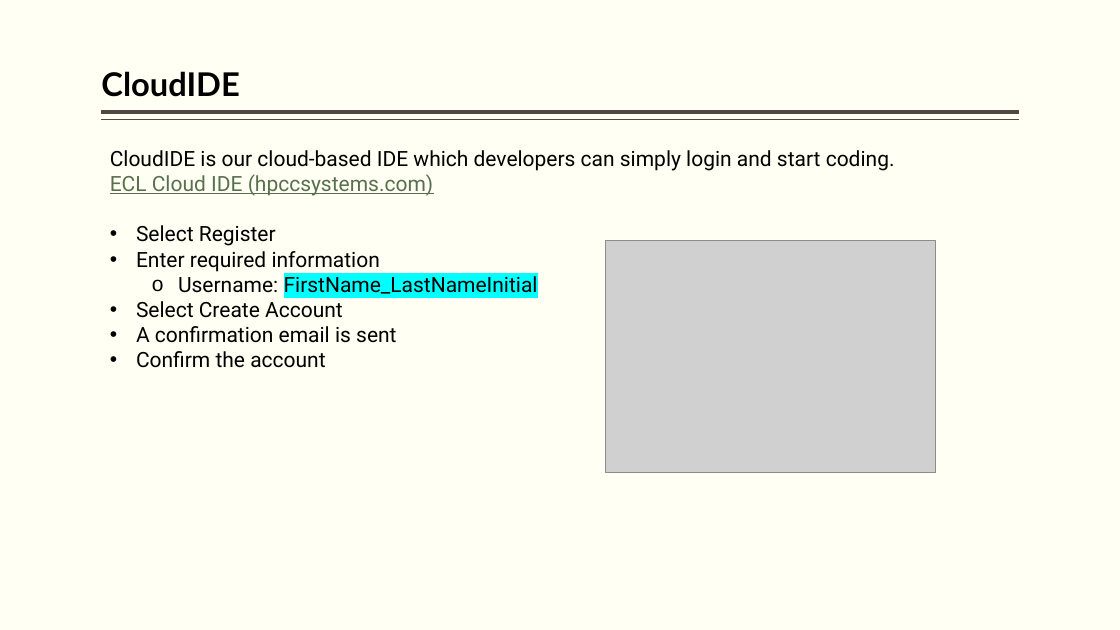
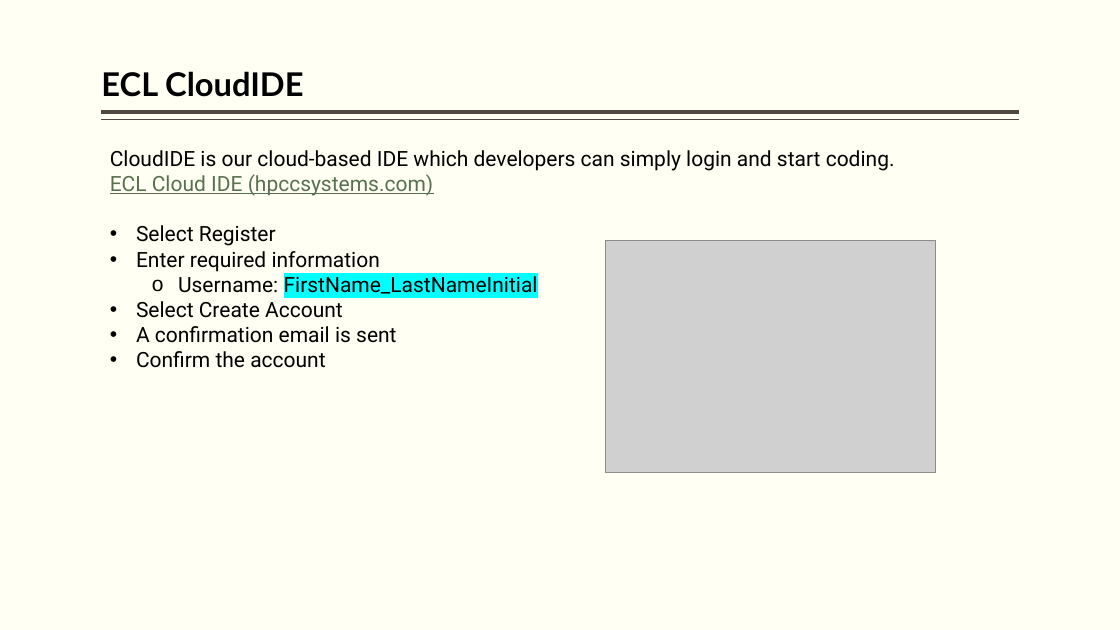
Before and after one commit to hpccsystems-solutions-lab/ScheduledFlights-Workshop, a slide deck: slide 26 of BigData-ECL.pptx (slide 25 before the commit). Drawn at 1120x630 pixels with LibreOffice and Linux fonts; fonts in the diff are those of the drawing; grey boxes stand for pictures. Boxes give left, top, right and bottom in pixels: in the first picture for what was removed or moved away, otherwise in the second. Text is boxed around its words. In the diff, an @@ line names an element or a change of style, - is before the commit and + after.

```diff
--- a/BigData-ECL.pptx
+++ b/BigData-ECL.pptx
@@ title at [101, 71, 303, 97]: text changed @@
-CloudIDE
+ECL CloudIDE
```
Also in this commit, not shown: 15 other slides changed, 3 slides added, 1 slide removed, 6 other files.
